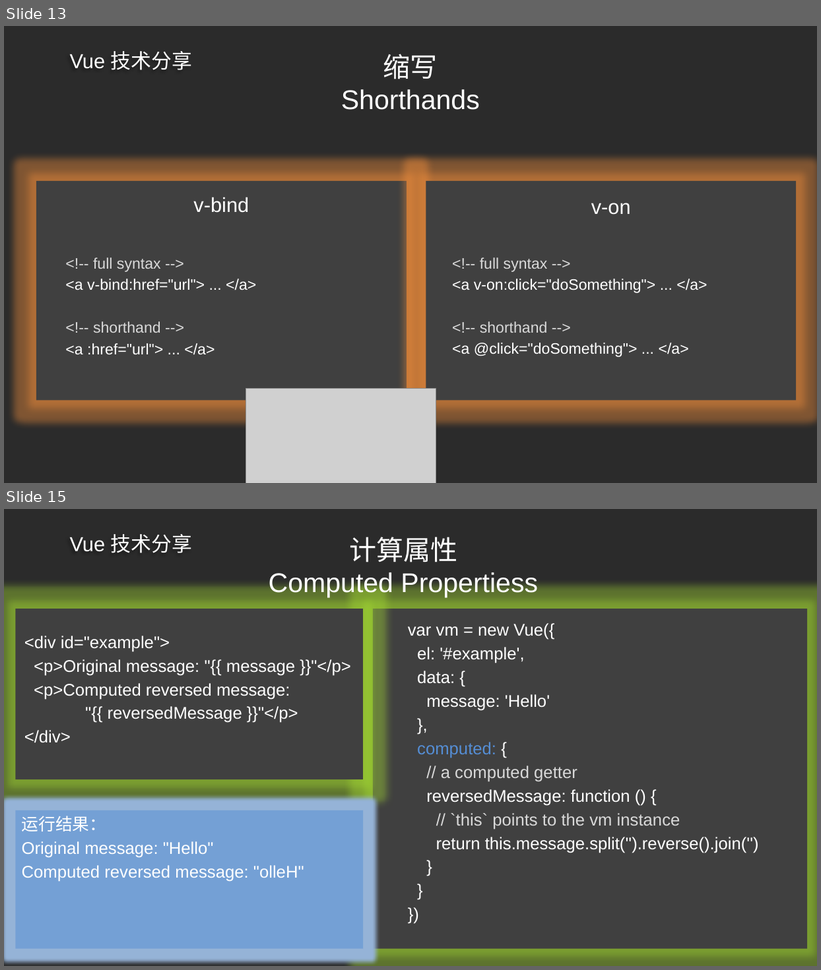
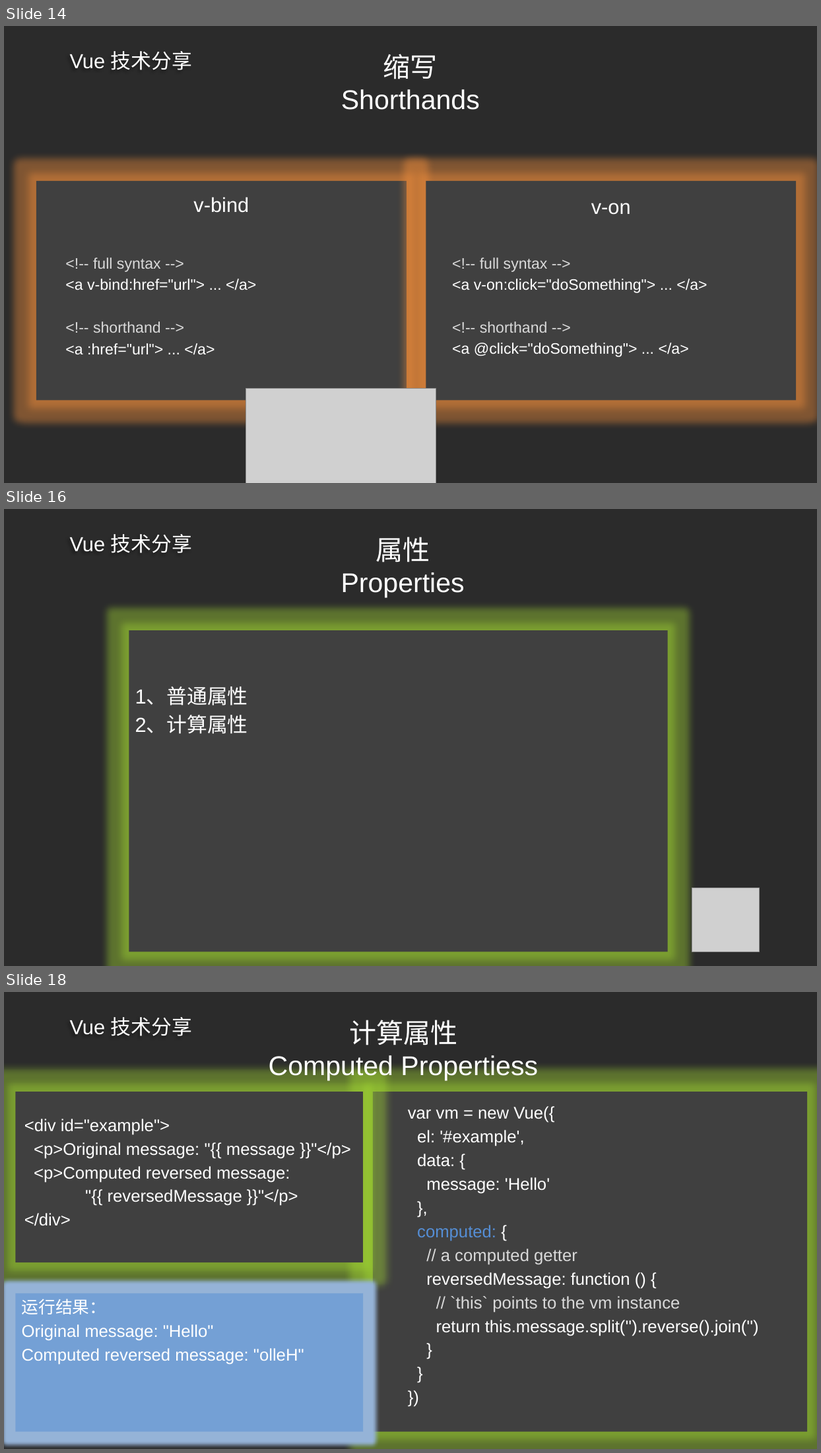
Before and after one commit to ldjdd/traing-library, a slide deck: vue/演示文稿.pptx. Shown one above the other, each under a label of ours: slides 13 and 15 before the commit, slides 14, 16 and 18 after it; the slides between them are not shown. The pictures are 821x970 and 821x1453 pixels, drawn with LibreOffice and Linux fonts; fonts in the diff are those of the drawing; grey boxes stand for pictures; background and template pictures are left out; a plain dark background stands for a picture behind light text. Boxes give left, top, right and bottom in pixels: in the first picture for what was removed or moved away, otherwise in the second. Text is boxed around its words. In the diff, an @@ line names an element or a change of style, - is before the commit and + after.

```diff
--- a/vue/演示文稿.pptx
+++ b/vue/演示文稿.pptx
@@ slide 16 added at (4, 509, 817, 966), background picture (left out); not listed: 1 template element that a slide beside it also shows @@
@@ title added at (341, 537, 465, 597), 32 pt, text #FFFFFF @@
+属性
+Properties
@@ rectangle added at (129, 630, 668, 952), fill #404040 @@
@@ text added at (135, 688, 248, 734), 24 pt, text #FFFFFF @@
+1、普通属性
+2、计算属性
@@ picture added at (692, 889, 759, 953) @@
@@ what was slide 13 is now slide 14 @@
@@ what was slide 15 is now slide 18 @@
```
Also in this commit, not shown: 2 slides changed, 4 other slides added, 2 other files.
